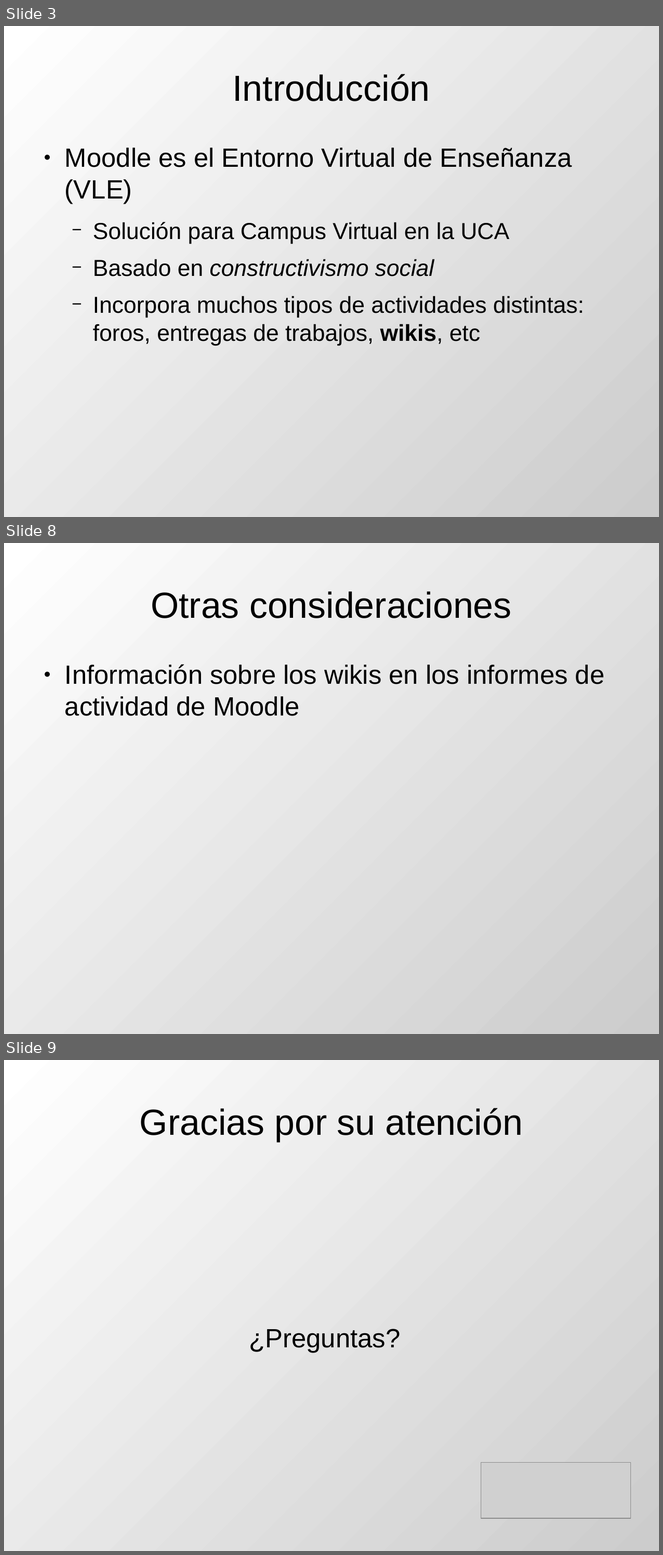
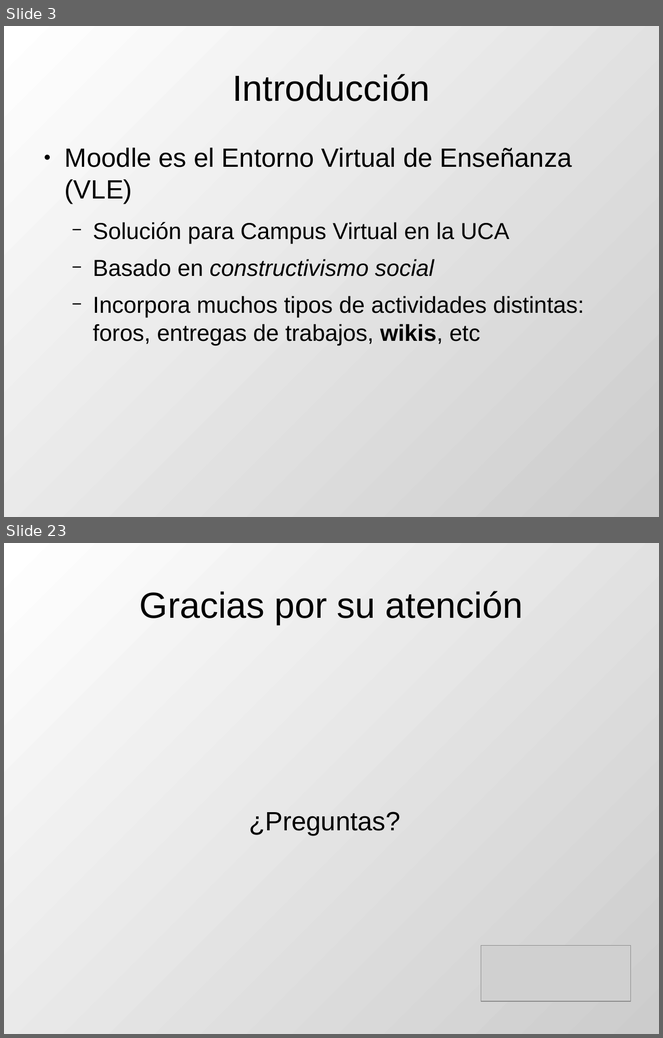
Before and after one commit to DrPantera/wikis4education, a slide deck: uca-2013_07/tema-3-WikisEnMoodle.odp. Shown one above the other, each under a label of ours: slides 3, 8 and 9 before the commit, slides 3 and 23 after it; the slides between them are not shown. The pictures are 663x1555 and 663x1038 pixels, drawn with LibreOffice and Linux fonts; fonts in the diff are those of the drawing; grey boxes stand for pictures. Boxes give left, top, right and bottom in pixels: in the first picture for what was removed or moved away, otherwise in the second. Text is boxed around its words. In the diff, an @@ line names an element or a change of style, - is before the commit and + after.

```diff
--- a/uca-2013_07/tema-3-WikisEnMoodle.odp
+++ b/uca-2013_07/tema-3-WikisEnMoodle.odp
@@ slide 8 removed at box(4, 543, 659, 1034), background gradient #FFFFFF to #CCCCCC @@
@@ title removed at box(151, 591, 512, 618) @@
-Otras consideraciones
@@ text removed at box(65, 664, 605, 716) @@
-● Información sobre los wikis en los informes de actividad de Moodle
@@ what was slide 9 is now slide 23 @@
```
Also in this commit, not shown: 3 slides changed, 17 slides added, 2 other slides removed.
